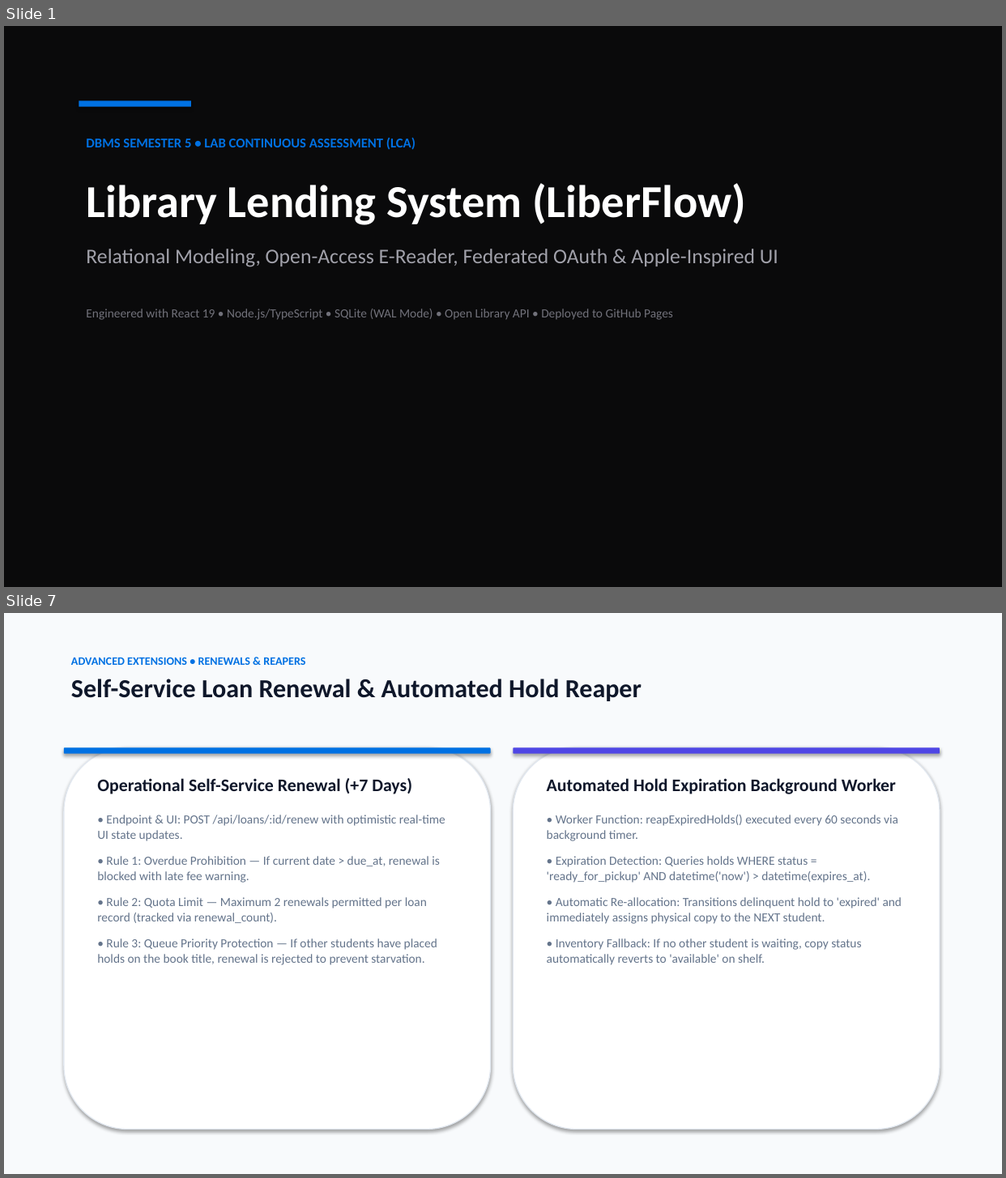
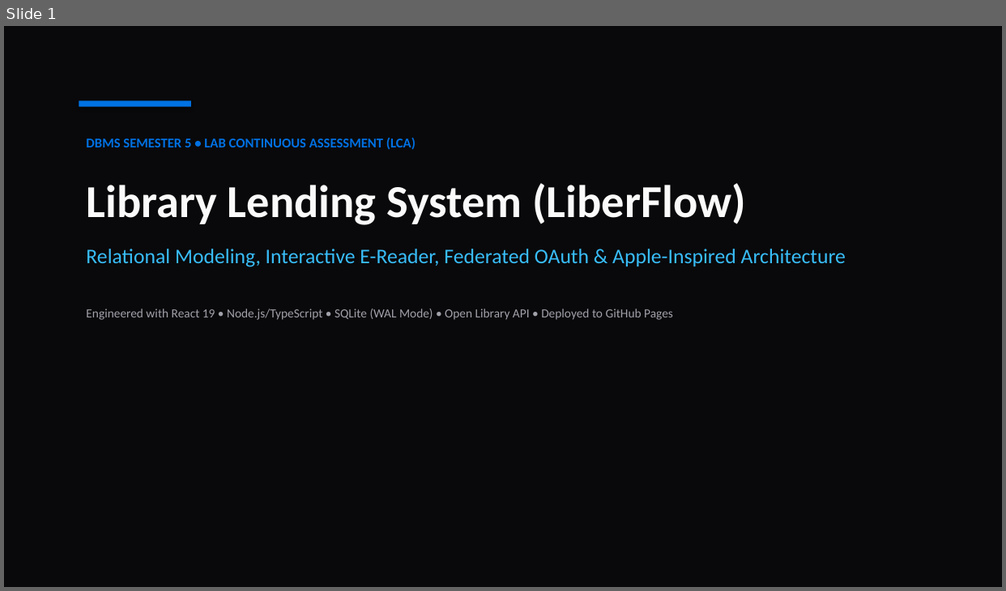
Before and after one commit to themellowhost/library-lending-system, a slide deck: Library_Lending_System_Presentation.pptx. Shown one above the other, each under a label of ours: slides 1 and 7 before the commit, slide 1 after it; the slides between them are not shown. The pictures are 1006x1178 and 1006x591 pixels, drawn with LibreOffice and Linux fonts; fonts in the diff are those of the drawing. Boxes give left, top, right and bottom in pixels: in the first picture for what was removed or moved away, otherwise in the second. Text is boxed around its words. In the diff, an @@ line names an element or a change of style, - is before the commit and + after.

Commit message:
docs: Make presentation 100% dark theme and embed high-res relational ER diagram

```diff
--- a/Library_Lending_System_Presentation.pptx
+++ b/Library_Lending_System_Presentation.pptx
@@ slide 7 removed at bbox=[4, 613, 1002, 1174], background #FFFFFF @@
@@ rectangle removed at bbox=[4, 613, 1002, 1174] @@
@@ text removed at bbox=[71, 657, 641, 701] @@
-ADVANCED EXTENSIONS • RENEWALS & REAPERS
-Self-Service Loan Renewal & Automated Hold Reaper
@@ rounded rectangle removed at bbox=[64, 747, 491, 1130] @@
@@ rounded rectangle removed at bbox=[64, 747, 491, 754] @@
@@ rounded rectangle removed at bbox=[513, 747, 940, 1130] @@
@@ rounded rectangle removed at bbox=[513, 747, 940, 754] @@
@@ text removed at bbox=[97, 778, 445, 965] @@
-Operational Self-Service Renewal (+7 Days)
-• Endpoint & UI: POST /api/loans/:id/renew with optimistic real-time UI state updates.
-• Rule 1: Overdue Prohibition — If current date > due_at, renewal is blocked with late fee warning.
-• Rule 2: Quota Limit — Maximum 2 renewals permitted per loan record (tracked via renewal_count).
-• Rule 3: Queue Priority Protection — If other students have placed holds on the book title, renewal is rejected to prevent starvation.
@@ text removed at bbox=[547, 778, 902, 965] @@
-Automated Hold Expiration Background Worker
-• Worker Function: reapExpiredHolds() executed every 60 seconds via background timer.
-• Expiration Detection: Queries holds WHERE status = 'ready_for_pickup' AND datetime('now') > datetime(expires_at).
-• Automatic Re-allocation: Transitions delinquent hold to 'expired' and immediately assigns physical copy to the NEXT student.
-• Inventory Fallback: If no other student is waiting, copy status automatically reverts to 'available' on shelf.
@@ slide 1 changed as well @@
@@ background #FFFFFF to #09090B @@
@@ rectangle removed at bbox=[4, 26, 1002, 587] @@
@@ text at bbox=[86, 183, 746, 320]: text colour #FFFFFF to #FAFAFA in "Library Lending System (LiberFlow)"; text colour #71717A to #A1A1AA in "Engineered with React 19 • Node.js/TypeScript • ..." @@
@@ text at bbox=[86, 249, 846, 267]: text changed; text colour #A1A1AA to #38BDF8 @@
-Relational Modeling, Open-Access E-Reader, Federated OAuth & Apple-Inspired UI
+Relational Modeling, Interactive E-Reader, Federated OAuth & Apple-Inspired Architecture
```
Also in this commit, not shown: 7 other slides changed, 2 slides added, 1 other slide removed, 3 other files.
